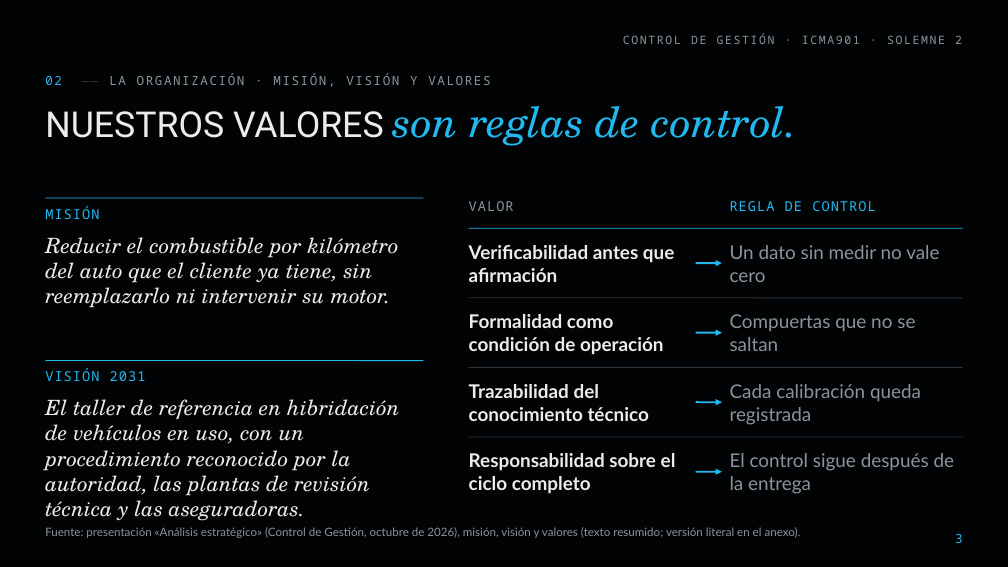
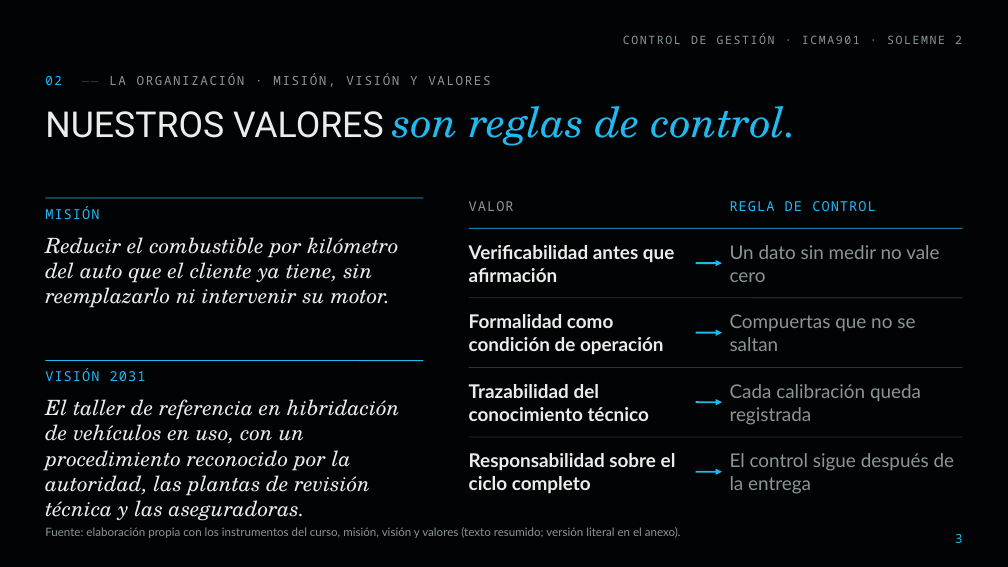
Before and after one commit to diegoaam0109-ux/lumine, a slide deck: slide 3 of solemne-2/Lumine_Solemne2_CMI_Control_de_Gestion.pptx. Drawn at 1008x567 pixels with LibreOffice and Linux fonts; fonts in the diff are those of the drawing; background and template pictures are left out. Boxes give left, top, right and bottom in pixels: in the first picture for what was removed or moved away, otherwise in the second. Text is boxed around its words. In the diff, an @@ line names an element or a change of style, - is before the commit and + after.

```diff
--- a/solemne-2/Lumine_Solemne2_CMI_Control_de_Gestion.pptx
+++ b/solemne-2/Lumine_Solemne2_CMI_Control_de_Gestion.pptx
@@ text at box(45, 527, 681, 538): text changed @@
-Fuente: presentación «Análisis estratégico» (Control de Gestión, octubre de 2026), misión, visión y valores (texto resumido; versión literal en el anexo).
+Fuente: elaboración propia con los instrumentos del curso, misión, visión y valores (texto resumido; versión literal en el anexo).
```
Also in this commit, not shown: 26 other slides changed, 24 other files.
